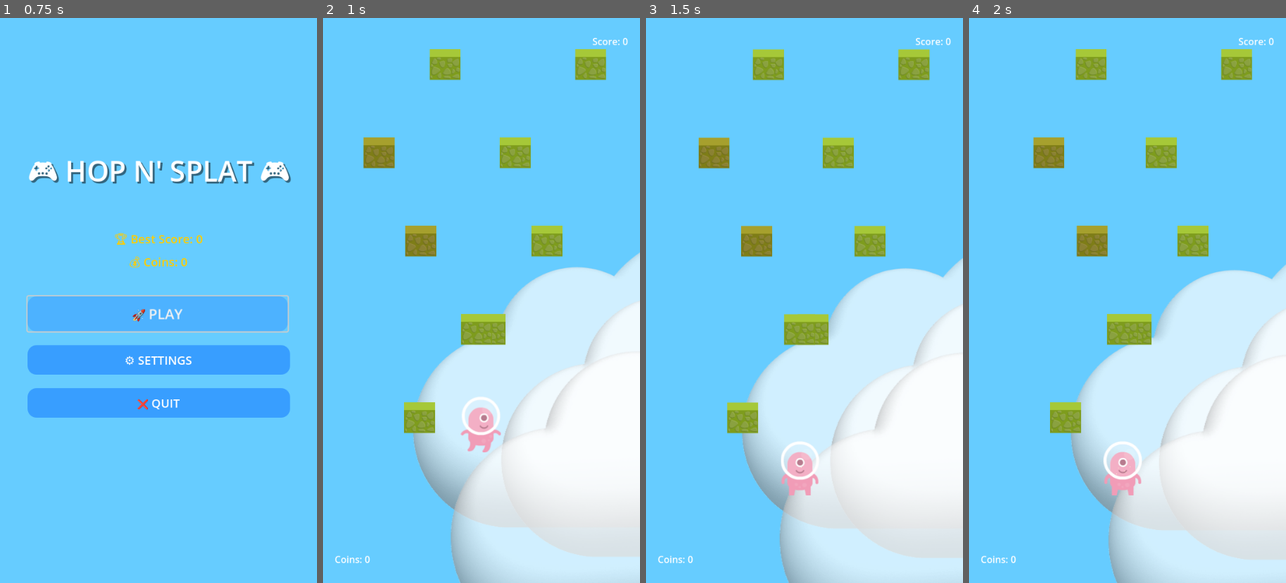
Above: before the commit, frames 1-4 (left to right).
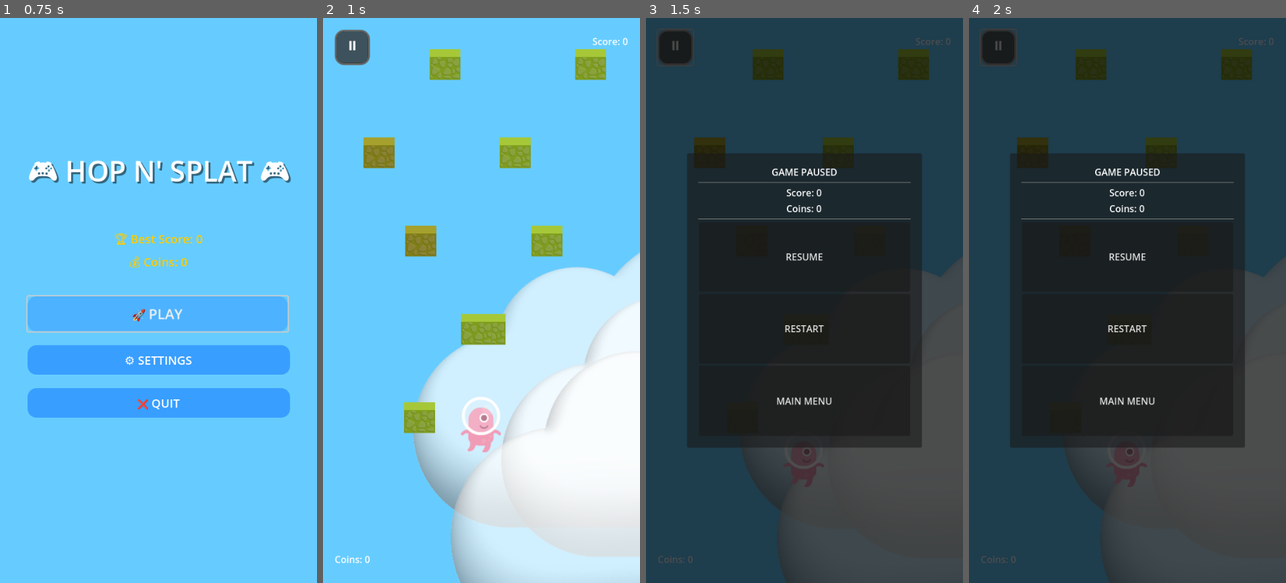
Above: after the commit, the same moments.

Repository: jeanleonhirwa/hopnsplat
Game: Godot game, scene res://scenes/MainMenu.tscn
The game is run twice, just before and just after one commit, with the same random seed, the same clock (stepped at 60 frames per second) and the same inputs.
Inputs (mouse positions are in pixels of both pictures, inside the frame that each line leads up to):
- Up to frame 1 (0.75 s): click "🚀 PLAY" at 0.5 s
- Up to frame 2 (1 s): no input
- Up to frame 3 (1.5 s): click (674, 46) at 1.25 s, where only the run after the commit has a clickable "⏸"
- Up to frame 4 (2 s): no input

Frame 1 is identical in both runs. In frame 2, 0.7% of the frame differs, in the area x 3-15%, y 2-9%; in frame 3, 100%, in the area x 0-100%, y 0-100%; in frame 4, 100%.

Commit message:
Adding pause button for mobile

Diff:
--- a/scenes/Main.tscn
+++ b/scenes/Main.tscn
@@ -109,4 +109,105 @@
 horizontal_alignment = 1
 vertical_alignment = 1
 
+[node name="PauseButton" type="Button" parent="UILayer"]
+offset_left = 20.0
+offset_top = 20.0
+offset_right = 80.0
+offset_bottom = 80.0
+text = "⏸"
+
+[node name="PauseScreen" type="Control" parent="UILayer"]
+process_mode = 2
+visible = false
+layout_mode = 3
+anchors_preset = 15
+anchor_right = 1.0
+anchor_bottom = 1.0
+grow_horizontal = 2
+grow_vertical = 2
+
+[node name="Background" type="ColorRect" parent="UILayer/PauseScreen"]
+layout_mode = 1
+anchors_preset = 15
+anchor_right = 1.0
+anchor_bottom = 1.0
+grow_horizontal = 2
+grow_vertical = 2
+color = Color(0, 0, 0, 0.7)
+
+[node name="PausePanel" type="Panel" parent="UILayer/PauseScreen"]
+layout_mode = 1
+anchors_preset = 8
+anchor_left = 0.5
+anchor_top = 0.5
+anchor_right = 0.5
+anchor_bottom = 0.5
+offset_left = -200.0
+offset_top = -250.0
+offset_right = 200.0
+offset_bottom = 250.0
+grow_horizontal = 2
+grow_vertical = 2
+
+[node name="VBoxContainer" type="VBoxContainer" parent="UILayer/PauseScreen/PausePanel"]
+layout_mode = 1
+anchors_preset = 15
+anchor_right = 1.0
+anchor_bottom = 1.0
+offset_left = 20.0
+offset_top = 20.0
+offset_right = -20.0
+offset_bottom = -20.0
+grow_horizontal = 2
+grow_vertical = 2
+
+[node name="TitleLabel" type="Label" parent="UILayer/PauseScreen/PausePanel/VBoxContainer"]
+layout_mode = 2
+text = "GAME PAUSED"
+horizontal_alignment = 1
+vertical_alignment = 1
+
+[node name="HSeparator" type="HSeparator" parent="UILayer/PauseScreen/PausePanel/VBoxContainer"]
+layout_mode = 2
+
+[node name="ScoreContainer" type="VBoxContainer" parent="UILayer/PauseScreen/PausePanel/VBoxContainer"]
+layout_mode = 2
+
+[node name="ScoreLabel" type="Label" parent="UILayer/PauseScreen/PausePanel/VBoxContainer/ScoreContainer"]
+layout_mode = 2
+text = "Score: 0"
+horizontal_alignment = 1
+
+[node name="CoinsLabel" type="Label" parent="UILayer/PauseScreen/PausePanel/VBoxContainer/ScoreContainer"]
+layout_mode = 2
+text = "Coins: 0"
+horizontal_alignment = 1
+
+[node name="HSeparator2" type="HSeparator" parent="UILayer/PauseScreen/PausePanel/VBoxContainer"]
+layout_mode = 2
+
+[node name="ButtonContainer" type="VBoxContainer" parent="UILayer/PauseScreen/PausePanel/VBoxContainer"]
+layout_mode = 2
+size_flags_vertical = 3
+
+[node name="ResumeButton" type="Button" parent="UILayer/PauseScreen/PausePanel/VBoxContainer/ButtonContainer"]
+layout_mode = 2
+size_flags_vertical = 3
+text = "RESUME"
+
+[node name="RestartButton" type="Button" parent="UILayer/PauseScreen/PausePanel/VBoxContainer/ButtonContainer"]
+layout_mode = 2
+size_flags_vertical = 3
+text = "RESTART"
+
+[node name="MenuButton" type="Button" parent="UILayer/PauseScreen/PausePanel/VBoxContainer/ButtonContainer"]
+layout_mode = 2
+size_flags_vertical = 3
+text = "MAIN MENU"
+
 [node name="FallingSound" type="AudioStreamPlayer" parent="."]
+
+[connection signal="pressed" from="UILayer/PauseButton" to="." method="_on_pause_button_pressed"]
+[connection signal="pressed" from="UILayer/PauseScreen/PausePanel/VBoxContainer/ButtonContainer/ResumeButton" to="." method="_on_resume_pressed"]
+[connection signal="pressed" from="UILayer/PauseScreen/PausePanel/VBoxContainer/ButtonContainer/RestartButton" to="." method="_on_restart_pressed"]
+[connection signal="pressed" from="UILayer/PauseScreen/PausePanel/VBoxContainer/ButtonContainer/MenuButton" to="." method="_on_menu_pressed"]
--- a/scenes/PauseScreen.tscn
+++ b/scenes/PauseScreen.tscn
@@ -1,12 +1,14 @@
-[gd_scene load_steps=2 format=3 uid="uid://bxjm8q7n4k8ys"]
+[gd_scene load_steps=2 format=3 uid="uid://bmcfjyjwkbdgs"]
 
-[ext_resource type="Script" path="res://scripts/pause_screen.gd" id="1_pause_script"]
+[ext_resource type="Script" uid="uid://di232okemva2g" path="res://scripts/pause_screen.gd" id="1_pause_script"]
 
 [node name="PauseScreen" type="Control"]
 layout_mode = 3
 anchors_preset = 15
 anchor_right = 1.0
 anchor_bottom = 1.0
+grow_horizontal = 2
+grow_vertical = 2
 script = ExtResource("1_pause_script")
 
 [node name="Background" type="ColorRect" parent="."]
@@ -14,6 +16,8 @@
 anchors_preset = 15
 anchor_right = 1.0
 anchor_bottom = 1.0
+grow_horizontal = 2
+grow_vertical = 2
 color = Color(0, 0, 0, 0.7)
 
 [node name="PausePanel" type="Panel" parent="."]
@@ -27,6 +31,8 @@
 offset_top = -250.0
 offset_right = 200.0
 offset_bottom = 250.0
+grow_horizontal = 2
+grow_vertical = 2
 
 [node name="VBoxContainer" type="VBoxContainer" parent="PausePanel"]
 layout_mode = 1
@@ -37,6 +43,8 @@
 offset_top = 20.0
 offset_right = -20.0
 offset_bottom = -20.0
+grow_horizontal = 2
+grow_vertical = 2
 
 [node name="TitleLabel" type="Label" parent="PausePanel/VBoxContainer"]
 layout_mode = 2
--- a/scripts/main.gd
+++ b/scripts/main.gd
@@ -15,7 +15,8 @@
 @onready var currency_label = $UILayer/CurrencyLabel
 @onready var combo_label = $UILayer/ComboLabel
 @onready var ui_layer = $UILayer
-@onready var pause_screen = $PauseScreen
+@onready var pause_button = $UILayer/PauseButton
+@onready var pause_screen = $UILayer/PauseScreen
 
 # Score and Currency System
 var current_score: int = 0
@@ -69,11 +70,12 @@
 	if rising_danger:
 		rising_danger.start_game()
 
-	# Connect pause screen signals
-	if pause_screen:
-		pause_screen.connect("resume_game", _on_resume_game)
-		pause_screen.connect("restart_game", _on_restart_game)
-		pause_screen.connect("return_to_menu", _on_return_to_menu)
+	# Style pause button for mobile
+	if pause_button:
+		style_pause_button()
+
+	# Connect pause screen signals - using direct method calls since it's built into scene
+	# No need to connect signals for embedded pause screen
 
 	# Game over scene will be instantiated when needed
 
@@ -102,14 +104,13 @@
 	current_game_state = GameState.PAUSED
 	is_paused = true
 	if pause_screen:
-		pause_screen.show_pause_screen(current_score, total_currency + session_currency)
+		show_pause_screen()
 
 func resume_game():
 	"""Resume the game"""
 	current_game_state = GameState.PLAYING
 	is_paused = false
-	if pause_screen:
-		pause_screen.hide_pause_screen()
+	hide_pause_screen()
 
 func _on_resume_game():
 	"""Handle resume button from pause screen"""
@@ -125,6 +126,74 @@
 	save_game_data()
 	# Return to main menu
 	get_tree().change_scene_to_file("res://scenes/MainMenu.tscn")
+
+func style_pause_button():
+	"""Style the pause button for mobile interface"""
+	var button_style = StyleBoxFlat.new()
+	button_style.bg_color = Color(0.2, 0.2, 0.2, 0.8)
+	button_style.corner_radius_top_left = 15
+	button_style.corner_radius_top_right = 15
+	button_style.corner_radius_bottom_left = 15
+	button_style.corner_radius_bottom_right = 15
+	button_style.border_width_left = 3
+	button_style.border_width_right = 3
+	button_style.border_width_top = 3
+	button_style.border_width_bottom = 3
+	button_style.border_color = Color(0.4, 0.4, 0.4, 1.0)
+
+	var button_hover_style = StyleBoxFlat.new()
+	button_hover_style.bg_color = Color(0.3, 0.3, 0.3, 0.9)
+	button_hover_style.corner_radius_top_left = 15
+	button_hover_style.corner_radius_top_right = 15
+	button_hover_style.corner_radius_bottom_left = 15
+	button_hover_style.corner_radius_bottom_right = 15
+	button_hover_style.border_width_left = 3
+	button_hover_style.border_width_right = 3
+	button_hover_style.border_width_top = 3
+	button_hover_style.border_width_bottom = 3
+	button_hover_style.border_color = Color(0.6, 0.6, 0.6, 1.0)
+
+	pause_button.add_theme_stylebox_override("normal", button_style)
+	pause_button.add_theme_stylebox_override("hover", button_hover_style)
+	pause_button.add_theme_color_override("font_color", Color.WHITE)
+	pause_button.add_theme_font_size_override("font_size", 24)
+
+func _on_pause_button_pressed():
+	"""Handle pause button press"""
+	pause_game()
+
+func show_pause_screen():
+	"""Show the pause screen with current stats"""
+	var pause_score_label = pause_screen.get_node("PausePanel/VBoxContainer/ScoreContainer/ScoreLabel")
+	var pause_coins_label = pause_screen.get_node("PausePanel/VBoxContainer/ScoreContainer/CoinsLabel")
+
+	if pause_score_label:
+		pause_score_label.text = "Score: " + str(current_score)
+	if pause_coins_label:
+		pause_coins_label.text = "Coins: " + str(total_currency + session_currency)
+
+	pause_screen.visible = true
+	get_tree().paused = true
+
+func _on_resume_pressed():
+	"""Handle resume button from pause screen"""
+	resume_game()
+
+func _on_restart_pressed():
+	"""Handle restart button from pause screen"""
+	hide_pause_screen()
+	reset_game()
+
+func _on_menu_pressed():
+	"""Handle menu button from pause screen"""
+	hide_pause_screen()
+	_on_return_to_menu()
+
+func hide_pause_screen():
+	"""Hide pause screen and resume game"""
+	if pause_screen:
+		pause_screen.visible = false
+	get_tree().paused = false
 
 func _process(_delta: float) -> void:
 	if current_game_state == GameState.PLAYING:
